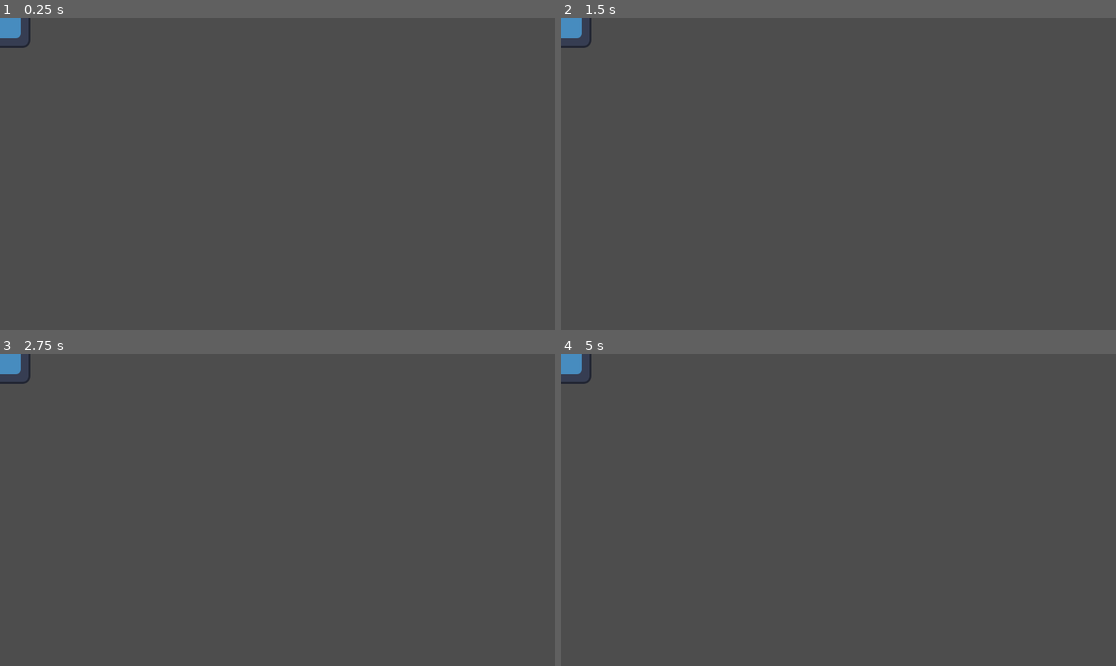
Above: before the commit, frames 1-4 (two rows, left to right).
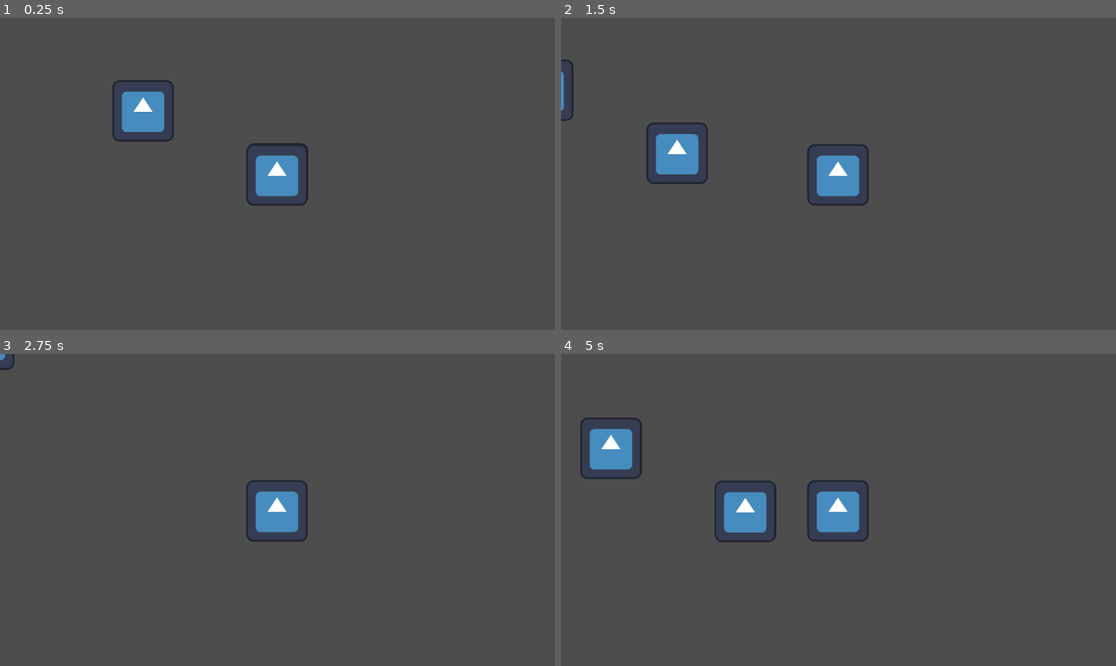
Above: after the commit, the same moments.

Repository: Theis-Mathiassen/CreateFall2023
Game: Godot game, scene res://World/main.tscn
The game is run twice, just before and just after one commit, with the same random seed, the same clock (stepped at 60 frames per second) and the same inputs. The engine's default icon, where the game draws it, is replaced by a stand-in: a white triangle on a blue panel in a dark square.
Inputs:
- Up to frame 1 (0.25 s): no input
- Up to frame 2 (1.5 s): tap Enter at 0.5 s; hold Right (ui_right) 0.53-1.28 s; hold Down (ui_down) from 1.28 s (still down)
- Up to frame 3 (2.75 s): release Down (ui_down) at 2.03 s; hold Right (ui_right) from 2.03 s (still down)
- Up to frame 4 (5 s): release Right (ui_right) at 2.78 s; hold Up (ui_up) 2.78-3.53 s; tap Space at 3.5 s; hold Left (ui_left) from 3.53 s (still down)

The runs differ from the first frame. In frame 1, 2.9% of the frame differs, in the area x 0-56%, y 0-61%; in frame 2, 3.0%; in frame 3, 1.6%; in frame 4, 4.2%.

Commit message:
player scene and basic movement

Diff:
--- /dev/null
+++ b/Player/player.tscn
@@ -0,0 +1,21 @@
+[gd_scene load_steps=4 format=3 uid="uid://dr24s6rc63ylv"]
+
+[ext_resource type="Script" path="res://World/CharacterBody2D.gd" id="1_6ne0w"]
+[ext_resource type="Texture2D" uid="uid://c5necl7bp4dqa" path="res://icon.svg" id="2_sw342"]
+
+[sub_resource type="RectangleShape2D" id="RectangleShape2D_qbma6"]
+size = Vector2(127, 128)
+
+[node name="player" type="CharacterBody2D"]
+position = Vector2(-1, -2)
+script = ExtResource("1_6ne0w")
+
+[node name="Icon" type="Sprite2D" parent="."]
+position = Vector2(-1, 2)
+texture = ExtResource("2_sw342")
+
+[node name="CollisionShape2D" type="CollisionShape2D" parent="."]
+position = Vector2(-0.5, 0)
+shape = SubResource("RectangleShape2D_qbma6")
+
+[node name="Camera2D" type="Camera2D" parent="."]
--- /dev/null
+++ b/Shared/Components/move_component.gd
@@ -0,0 +1,11 @@
+class_name MoveComponent
+extends Node
+
+
+@export var actor: CharacterBody2D
+@export var speed: int
+@export var acceleration: int
+
+# Called every frame. 'delta' is the elapsed time since the previous frame.
+func _process(delta):
+	pass
--- /dev/null
+++ b/World/CharacterBody2D.gd
@@ -0,0 +1,36 @@
+extends CharacterBody2D
+
+@export var max_speed = 400
+@export var friction = 1000
+@export var acceleration = 2500
+
+#@onready var animated_sprite_2d = $AnimatedSprite2D
+
+var input = Vector2.ZERO
+
+func _physics_process(delta):
+	player_movement(delta)
+
+func get_input():
+	input.x = int(Input.is_action_pressed("ui_right")) - int(Input.is_action_pressed("ui_left"))
+	input.y = int(Input.is_action_pressed("ui_down")) - int(Input.is_action_pressed("ui_up"))
+	return input.normalized()
+
+func player_movement(delta):
+	# positive or negative 1 for x and y.
+	input = get_input()
+
+	# Stops our character
+	if input == Vector2.ZERO:
+		if velocity.length() > (friction - delta):
+			velocity -= velocity.normalized() * (friction * delta)
+		else:
+			# Stop fully
+			velocity  = Vector2.ZERO
+	else:
+		# speeds our character up
+		velocity += (input * acceleration * delta)
+		# stop at max speed
+		velocity = velocity.limit_length(max_speed)
+
+	move_and_slide()
--- a/World/main.tscn
+++ b/World/main.tscn
@@ -1,9 +1,16 @@
-[gd_scene load_steps=2 format=3 uid="uid://bxc3hh0pdntwq"]
+[gd_scene load_steps=3 format=3 uid="uid://bxc3hh0pdntwq"]
 
 [ext_resource type="Texture2D" uid="uid://c5necl7bp4dqa" path="res://icon.svg" id="1_ketq4"]
+[ext_resource type="PackedScene" uid="uid://dr24s6rc63ylv" path="res://Player/player.tscn" id="2_a8chp"]
 
 [node name="Main" type="Node2D"]
 
 [node name="Icon" type="Sprite2D" parent="."]
 position = Vector2(-1, -2)
 texture = ExtResource("1_ketq4")
+
+[node name="Icon" type="Sprite2D" parent="Icon"]
+position = Vector2(-279, -131)
+texture = ExtResource("1_ketq4")
+
+[node name="player" parent="." instance=ExtResource("2_a8chp")]
